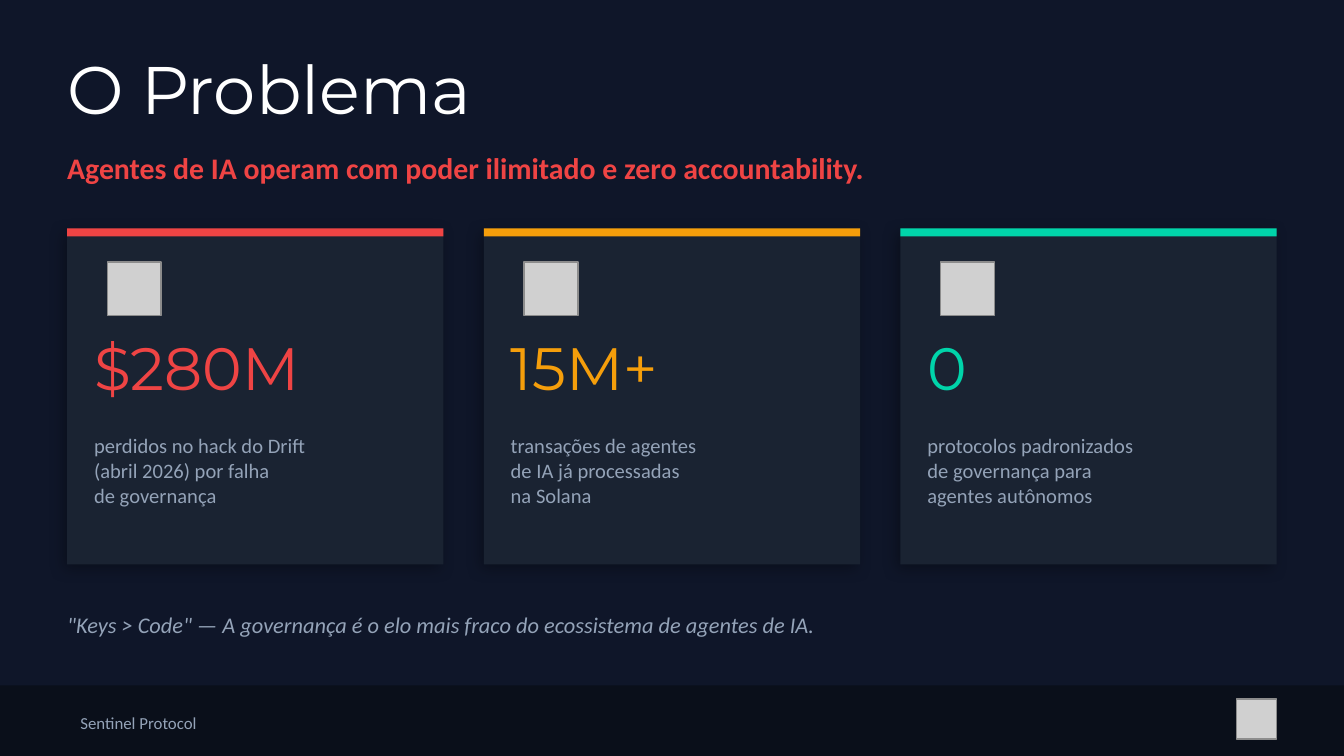
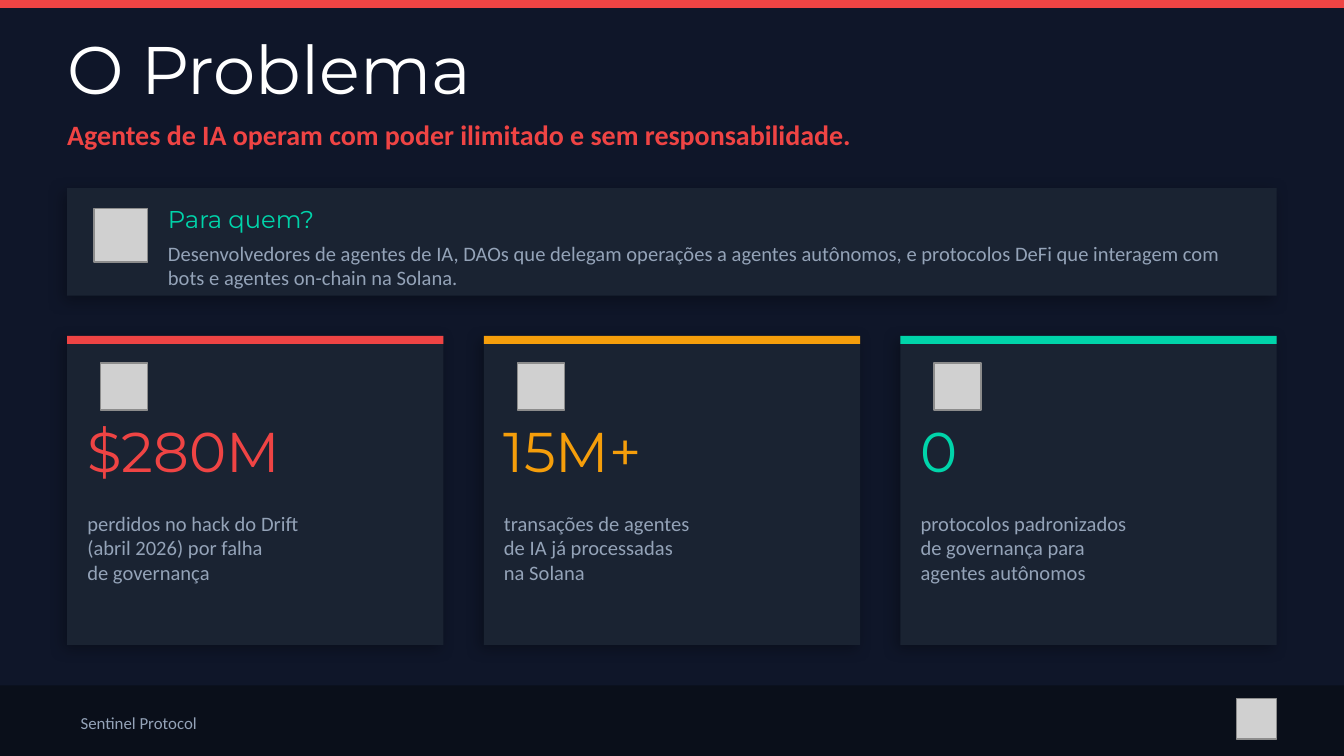
Before and after one commit to aquental/sentinel-protocol, a slide deck: slide 1 of slides/Sentinel_Protocol_Pitch_Deck.pptx (slide 2 before the commit). Drawn at 1344x756 pixels with LibreOffice and Linux fonts; fonts in the diff are those of the drawing; grey boxes stand for pictures. Boxes give left, top, right and bottom in pixels: in the first picture for what was removed or moved away, otherwise in the second. Text is boxed around its words. In the diff, an @@ line names an element or a change of style, - is before the commit and + after.

```diff
--- a/slides/Sentinel_Protocol_Pitch_Deck.pptx
+++ b/slides/Sentinel_Protocol_Pitch_Deck.pptx
@@ rectangle added at [0,0,1344,8], fill #EF4444 @@
@@ text "O Problema": place and size @@
-text "O Problema" at [67,64,471,115]
+text "O Problema" at [67,44,471,95]
@@ text at [67,125,851,150]: text changed; size 16 to 15 pt @@
-Agentes de IA operam com poder ilimitado e zero accountability.
+Agentes de IA operam com poder ilimitado e sem responsabilidade.
@@ rectangle added at [67,188,1277,296], fill #1A2332 @@
@@ picture added at [94,208,148,262] @@
@@ text added at [168,211,314,233], 13 pt, text #00D4AA @@
+Para quem?
@@ text added at [168,247,1219,289], 11 pt, text #94A3B8 @@
+Desenvolvedores de agentes de IA, DAOs que delegam operações a agentes autônomos, e protocolos DeFi que interagem com bots e agentes on-chain na Solana.
@@ rectangle: place and size @@
-rectangle at [67,228,444,564]
+rectangle at [67,336,444,645]
@@ rectangle: place and size @@
-rectangle at [484,228,860,564]
+rectangle at [484,336,860,645]
@@ rectangle: place and size @@
-rectangle at [900,228,1277,564]
+rectangle at [900,336,1277,645]
@@ 3 rectangles: place and size @@
-3 rectangles at [67,228,1277,237]
+3 rectangles at [67,336,1277,344]
@@ picture: place and size @@
-picture at [108,262,161,316]
+picture at [101,363,148,410]
@@ picture: place and size @@
-picture at [524,262,578,316]
+picture at [517,363,564,410]
@@ picture: place and size @@
-picture at [941,262,995,316]
+picture at [934,363,981,410]
@@ text "$280M": place and size @@
-text "$280M" at [94,341,299,397]
+text "$280M" at [87,426,279,479]
@@ text "15M+": place and size @@
-text "15M+" at [511,348,658,391]
+text "15M+" at [504,432,641,473]
@@ size 32 to 30 pt in 3 elements at [87,426,279,479], [504,432,641,473], [921,432,958,473] @@
@@ text "0": place and size @@
-text "0" at [927,348,967,391]
+text "0" at [921,432,958,473]
@@ text "perdidos no hack do Drift": place and size @@
-text "perdidos no hack do Drift" at [94,439,305,507]
+text "perdidos no hack do Drift" at [87,517,298,584]
@@ text "transações de agentes": place and size @@
-text "transações de agentes" at [511,439,696,503]
+text "transações de agentes" at [504,517,689,580]
@@ text "protocolos padronizados": place and size @@
-text "protocolos padronizados" at [927,439,1133,507]
+text "protocolos padronizados" at [921,517,1126,584]
@@ text removed at [67,617,814,637] @@
-"Keys > Code" — A governança é o elo mais fraco do ecossistema de agentes de IA.
```
Also in this commit, not shown: 2 other slides changed, 5 slides added, 14 slides removed, 2 other files.
